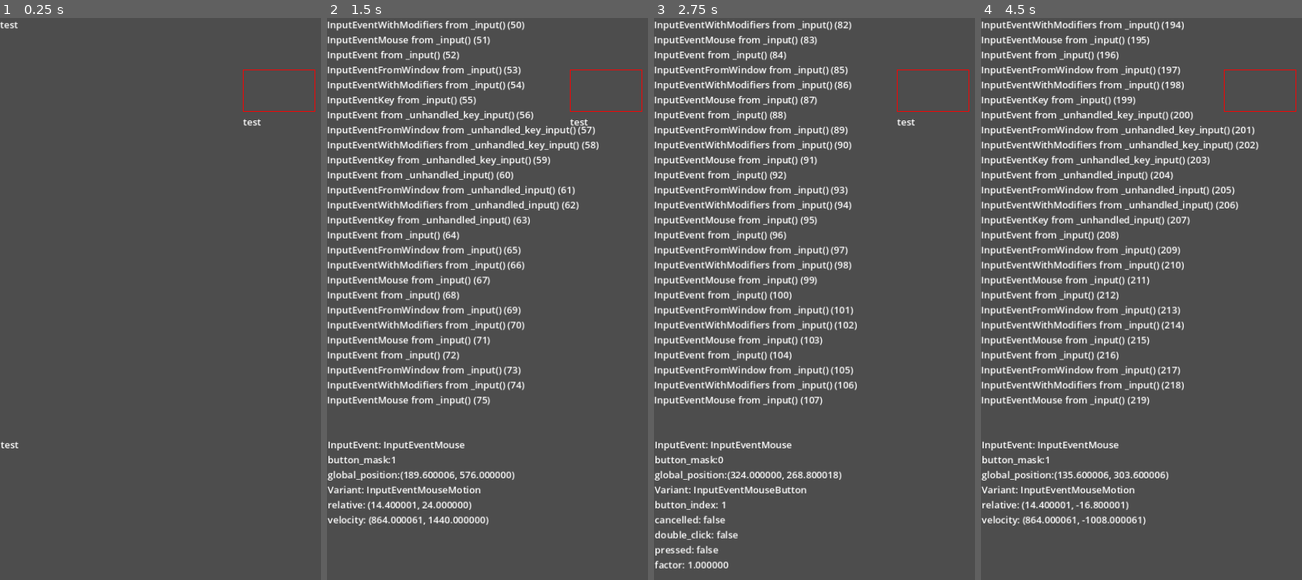
Above: before the commit, frames 1-4 (left to right).
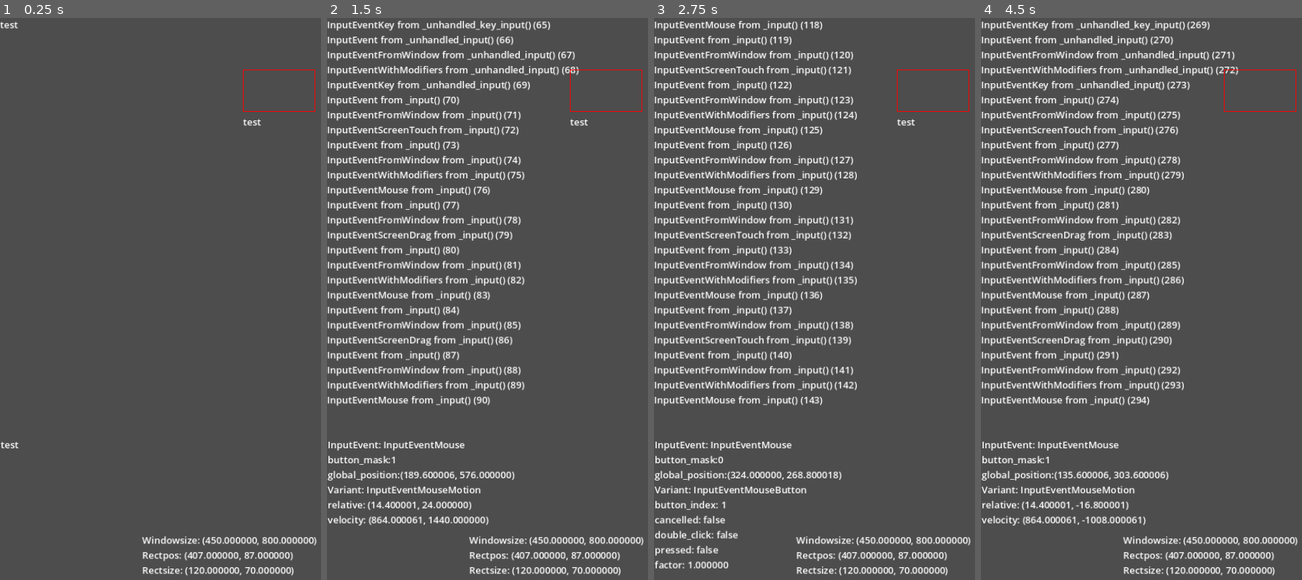
Above: after the commit, the same moments.

Repository: etherealxx/godot-touch-test
Game: Godot game, scene res://main.tscn
Two runs of this game, one before a commit and one after it. Both use one fixed random seed, a clock stepped at 60 frames per second and the inputs below.
Inputs (mouse positions are in pixels of both pictures, inside the frame that each line leads up to):
- Up to frame 1 (0.25 s): no input
- Up to frame 2 (1.5 s): tap Enter at 0.5 s; move the mouse to (558, 276) at 0.52 s; click (558, 276) at 0.67 s; tap Space at 1.25 s; drag from (423, 332) to (471, 417) at 1.27 s
- Up to frame 3 (2.75 s): move the mouse to (846, 180) at 2.02 s; click (846, 180) at 2.17 s
- Up to frame 4 (4.5 s): tap Enter at 2.75 s; drag from (1125, 417) to (1045, 220) at 2.77 s; move the mouse to (1237, 388) at 3.52 s; click (1237, 388) at 3.67 s; tap Space at 4.25 s; drag from (1045, 220) to (1093, 158) at 4.27 s

The runs differ from the first frame. In frame 1, 1.2% of the frame differs, in the area x 44-99%, y 92-100%; in frame 2, 10%; in frame 3, 9.2%; in frame 4, 11%, in the area x 15-99%, y 0-100%.

Commit message:
projection technique

Diff:
--- a/main.tscn
+++ b/main.tscn
@@ -51,13 +51,6 @@
 editor_only = false
 script = ExtResource("2_a8aom")
 
-[node name="Label4" type="Label" parent="Control"]
-offset_left = 407.0
-offset_top = 239.0
-offset_right = 447.0
-offset_bottom = 262.0
-text = "test"
-
 [node name="Label3" type="Label" parent="Control"]
 layout_mode = 0
 offset_left = 407.0
@@ -66,6 +59,21 @@
 offset_bottom = 186.0
 text = "test"
 
+[node name="Label4" type="Label" parent="Control"]
+offset_left = 407.0
+offset_top = 239.0
+offset_right = 447.0
+offset_bottom = 262.0
+text = "test"
+
+[node name="Label5" type="Label" parent="Control"]
+layout_mode = 0
+offset_left = 238.0
+offset_top = 864.0
+offset_right = 278.0
+offset_bottom = 887.0
+text = "test"
+
 [node name="Fivesectimer" type="Timer" parent="."]
 wait_time = 3.0
 autostart = true
--- a/project.godot
+++ b/project.godot
@@ -10,7 +10,7 @@
 
 [application]
 
-config/name="Angkrasa Gd"
+config/name="Input test"
 config/description="Enter an interesting project description here!"
 run/main_scene="res://main.tscn"
 config/features=PackedStringArray("4.2")
@@ -47,7 +47,7 @@
 
 [input_devices]
 
-pointing/emulate_mouse_from_touch=false
+pointing/emulate_touch_from_mouse=true
 
 [rendering]
 
--- a/scripts/custombuttonshandler.gd
+++ b/scripts/custombuttonshandler.gd
@@ -1,28 +1,45 @@
 extends Node
 
 var buttonrects : Dictionary #[Rect2]
+var global_click : bool = false
+var currentscenesize : Vector2
 
-#func append_array(btn : Rect2):
-	#buttonrects.append(btn)
-#
+@onready var original_reso = Vector2(	ProjectSettings.get("display/window/size/viewport_width"),
+										ProjectSettings.get("display/window/size/viewport_height"))
 
-func reset_array():
+func reset_dict():
 	buttonrects.clear()
 
 func append_dict(ref : ReferenceRect):
 	buttonrects[ref] = ref.get_global_rect()
 
-func check_click(event):
+func calculate_scaled_position(pos : Vector2) -> Vector2:
+	return Vector2(	pos.x * original_reso.x / currentscenesize.x,
+					pos.y * original_reso.y / currentscenesize.y	)
+					# ☝️TODO, NEED FIX!! intinya ga semua screen scalenya sesuai dengan aspek ratio awalnya
+func check_click(event: InputEvent):
 	#print("doing check")
 	if !buttonrects.is_empty():
 		#print("not empty")
 		for btn_rect in buttonrects:
-			if buttonrects[btn_rect].has_point(event.get_global_position()):
+			if buttonrects[btn_rect].has_point(calculate_scaled_position(event.get_global_position())):
 				btn_rect.pressed.emit()
 
-func check_release(event):
+func check_release(event: InputEvent):
 	if !buttonrects.is_empty():
 		for btn_rect in buttonrects:
 			if btn_rect.is_pressed:
 				btn_rect.is_pressed = false
 				btn_rect.released.emit()
+
+func _input(event: InputEvent):
+	global_click = false
+	if event is InputEventMouseButton:
+		if event.get_button_mask() == 1:
+			global_click = true
+			CustomButtons.check_click(event)
+		elif event.get_button_mask() == 0:
+			CustomButtons.check_release(event)
+
+func update_screensize(size : Vector2):
+	currentscenesize = size
--- a/scripts/main.gd
+++ b/scripts/main.gd
@@ -6,19 +6,25 @@
 @onready var touchlabel = $Control/Label3
 @onready var timer = $Fivesectimer
 @onready var custompresslabel = $Control/Label4
+@onready var earlyprintlabel = $Control/Label5
+@onready var customtouch = $Control/TouchScreenButton/RefRectCustomTouchBtn
 
+var windowsize = DisplayServer.window_get_size()
 var input_count : int = 0
 var currenttext : Array[String]
-var click_true_release_false = false
+#var click_true_release_false = false
 
 func _ready():
 	#CustomButtons.reset_array()
 	touchbutton.pressed.connect(_on_touchbutton_pressed)
 	touchbutton.released.connect(_on_touchbutton_released)
 	timer.timeout.connect(_on_timer_timeout)
+	var customtouchrect = customtouch.get_global_rect()
+	CustomButtons.update_screensize(windowsize)
+	earlyprintlabel.text = "Windowsize: %v\nRectpos: %v\nRectsize: %v" % [windowsize, customtouchrect.position, customtouchrect.size]
 
 func _process(float):
-	if click_true_release_false:
+	if CustomButtons.global_click:
 		custompresslabel.text = "custom click"
 	else:
 		custompresslabel.text = ""
@@ -103,13 +109,13 @@
 		debuginfolabel.text = ""
 
 func _input(event):
-	click_true_release_false = false
-	if event is InputEventMouseButton:
-		if event.get_button_mask() == 1:
-			click_true_release_false = true
-			CustomButtons.check_click(event)
-		elif event.get_button_mask() == 0:
-			CustomButtons.check_release(event)
+	#click_true_release_false = false
+	#if event is InputEventMouseButton:
+		#if event.get_button_mask() == 1:
+			#click_true_release_false = true
+			#CustomButtons.check_click(event)
+		#elif event.get_button_mask() == 0:
+			#CustomButtons.check_release(event)
 
 	check_input("_input()", event)
 
Not shown, changed: export_presets.cfg
